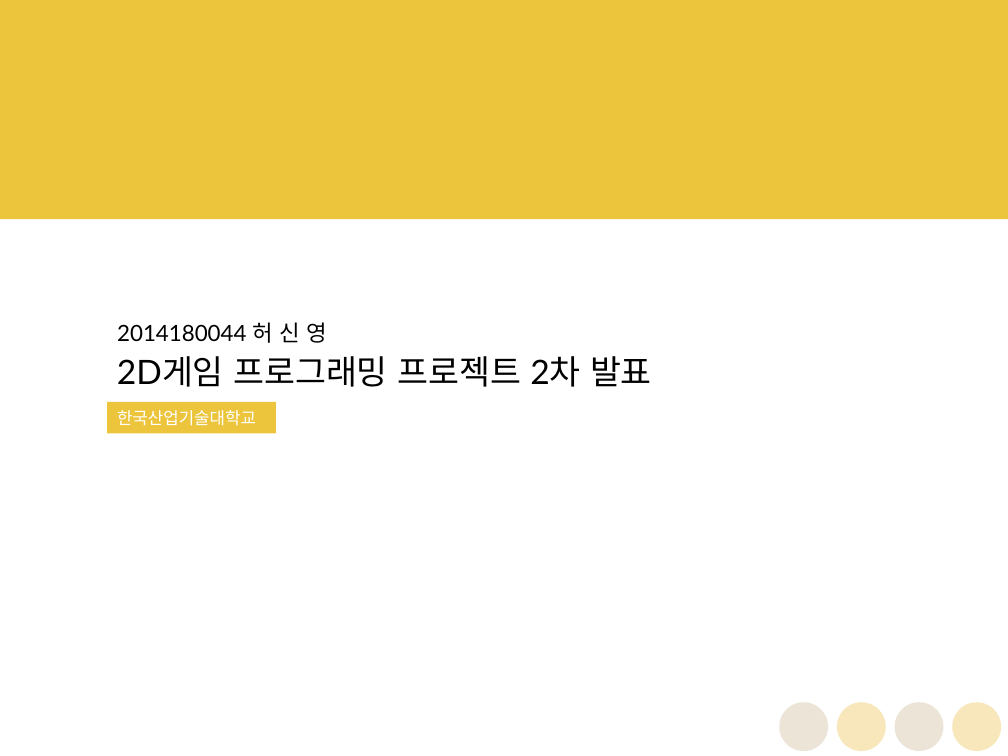
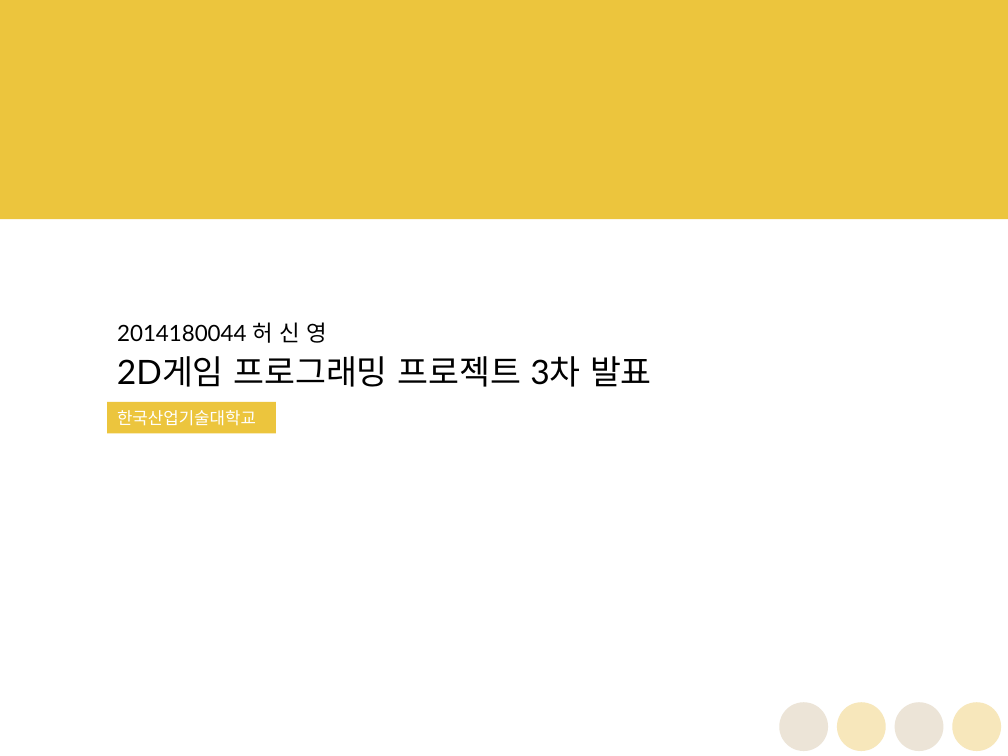
Before and after one commit to sinyoungheo/2014180044-2DGP-PROJECT, a slide deck: slide 1 of PPT/Project_03.pptx. Drawn at 1008x756 pixels with LibreOffice and Linux fonts; fonts in the diff are those of the drawing. Boxes give left, top, right and bottom in pixels: in the first picture for what was removed or moved away, otherwise in the second. Text is boxed around its words. In the diff, an @@ line names an element or a change of style, - is before the commit and + after.

```diff
--- a/PPT/Project_03.pptx
+++ b/PPT/Project_03.pptx
@@ text at <box>117,356,652,387</box>: text changed @@
-2D게임 프로그래밍 프로젝트 2차 발표
+2D게임 프로그래밍 프로젝트 3차 발표
```
Also in this commit, not shown: 2 other slides changed, 3 slides removed.
